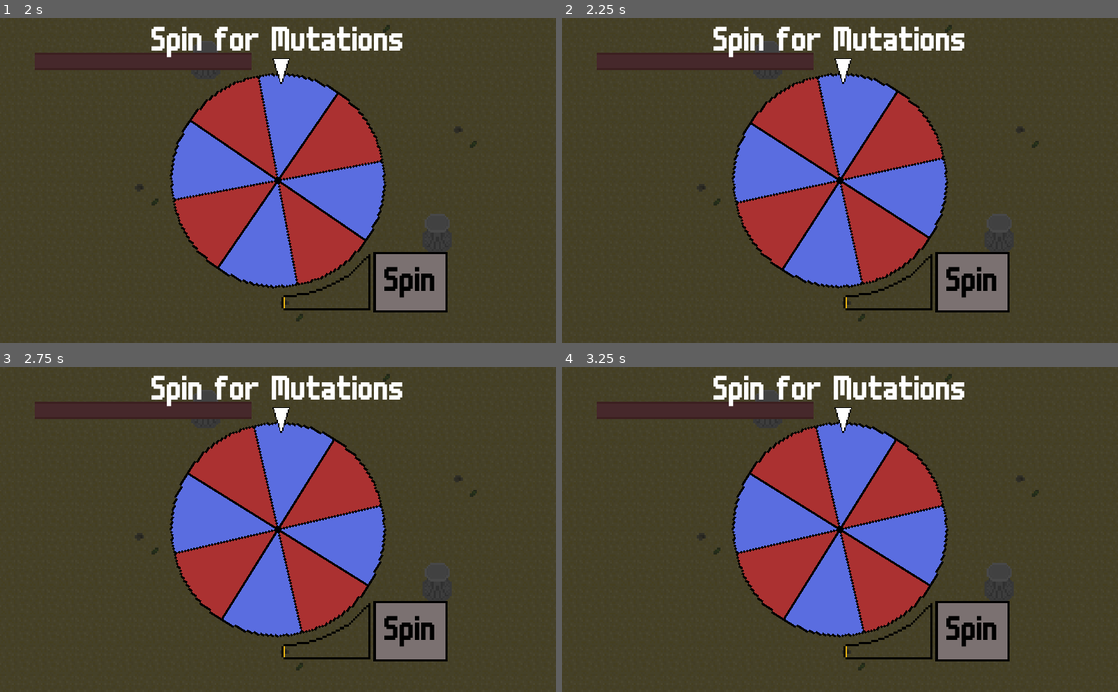
Above: before the commit, frames 1-4 (two rows, left to right).
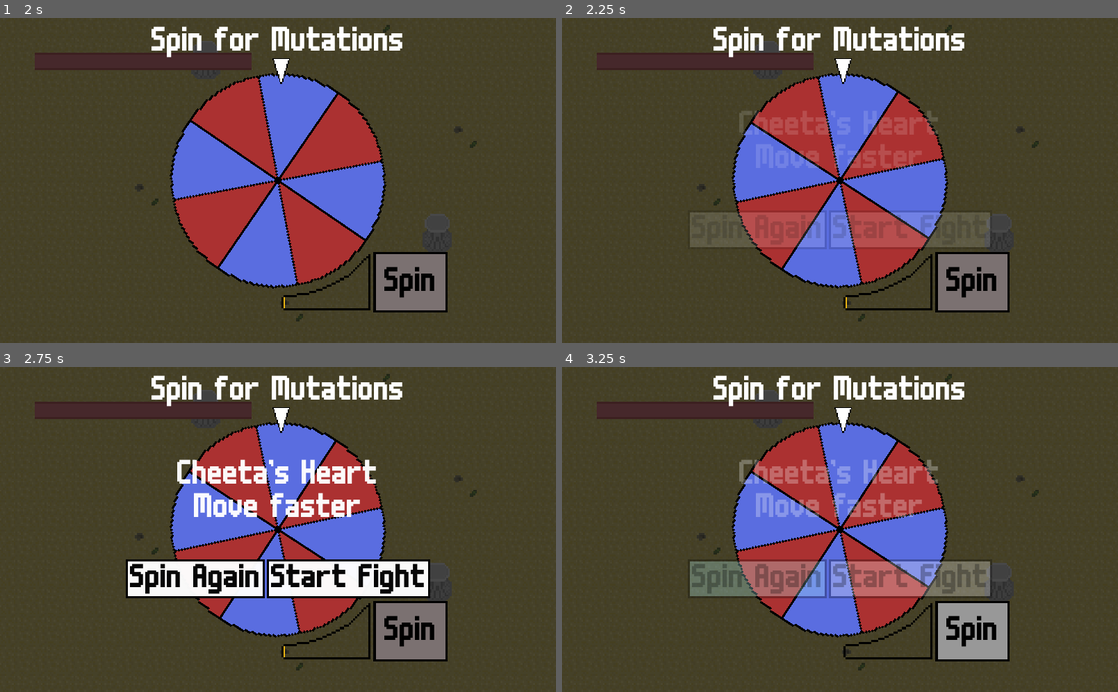
Above: after the commit, the same moments.

Repository: ectucker1/ksufalljam2020
Game: Godot game, scene res://Arena/Arena.tscn
Two runs of this game, one before a commit and one after it. Both use one fixed random seed, a clock stepped at 60 frames per second and the inputs below. The engine's default icon, where the game draws it, is replaced by a stand-in: a white triangle on a blue panel in a dark square.
Inputs (mouse positions are in pixels of both pictures, inside the frame that each line leads up to):
- Up to frame 1 (2 s): click "Spin" at 0.5 s; move the mouse to (400, 164) at 1.27 s; press the mouse at (400, 164) at 1.28 s; hold D (move_right) from 1.28 s (still down)
- Up to frame 2 (2.25 s): move the mouse to (728, 196) at 2.02 s; release D (move_right) at 2.03 s; release the mouse at (728, 196) at 2.03 s; hold S (move_down) from 2.03 s (still down); right-click (728, 196) at 2.1 s
- Up to frame 3 (2.75 s): keep holding S (move_down)
- Up to frame 4 (3.25 s): release S (move_down) at 2.75 s; click (756, 578) at 2.75 s, where only the run after the commit has a clickable "Spin Again"

Frame 1 is identical in both runs. In frame 2, 5.4% of the frame differs, in the area x 23-77%, y 16-84%; in frame 3, 9.9%; in frame 4, 11%, in the area x 23-81%, y 16-90%.
Error before the commit: Attempt to call function 'play' in base 'null instance' on a null instance. (res://wheel/Wheel.gd:55)

Commit message:
Fix audio after merge

Diff:
--- a/wheel/WheelScreen.tscn
+++ b/wheel/WheelScreen.tscn
@@ -472,6 +472,11 @@
 "_edit_use_anchors_": false
 }
 
+[node name="AudioSpin" type="AudioStreamPlayer" parent="."]
+stream = ExtResource( 8 )
+
+[node name="AudioTransform" type="AudioStreamPlayer" parent="."]
+stream = ExtResource( 9 )
 [connection signal="gauge_released" from="Gauge" to="." method="_on_Gauge_gauge_released"]
 [connection signal="button_down" from="Gauge/Button" to="Gauge" method="_on_Button_button_down"]
 [connection signal="button_up" from="Gauge/Button" to="Gauge" method="_on_Button_button_up"]
